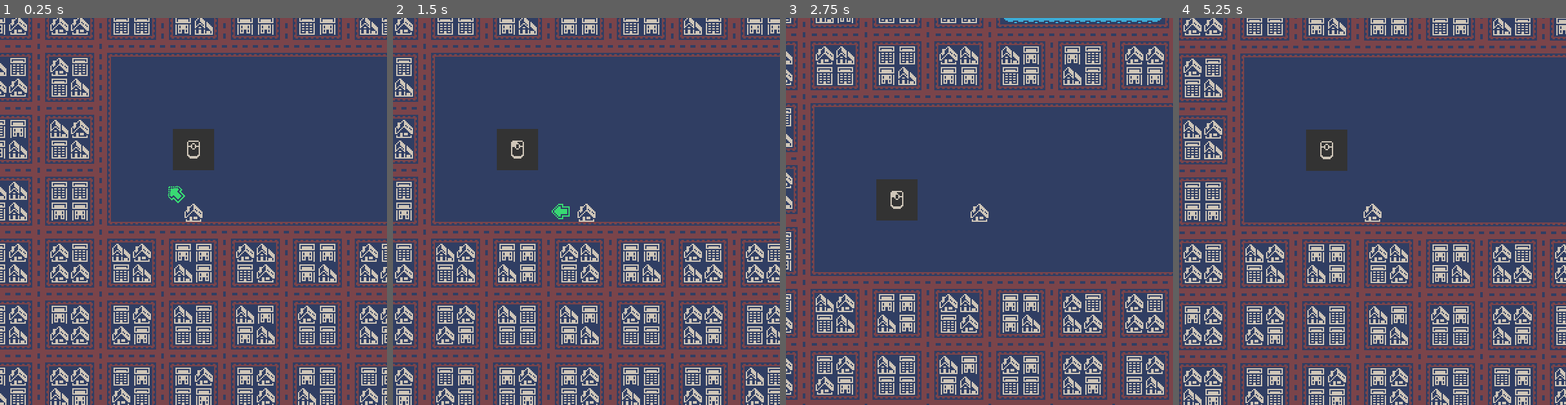
Above: before the commit, frames 1-4 (left to right).
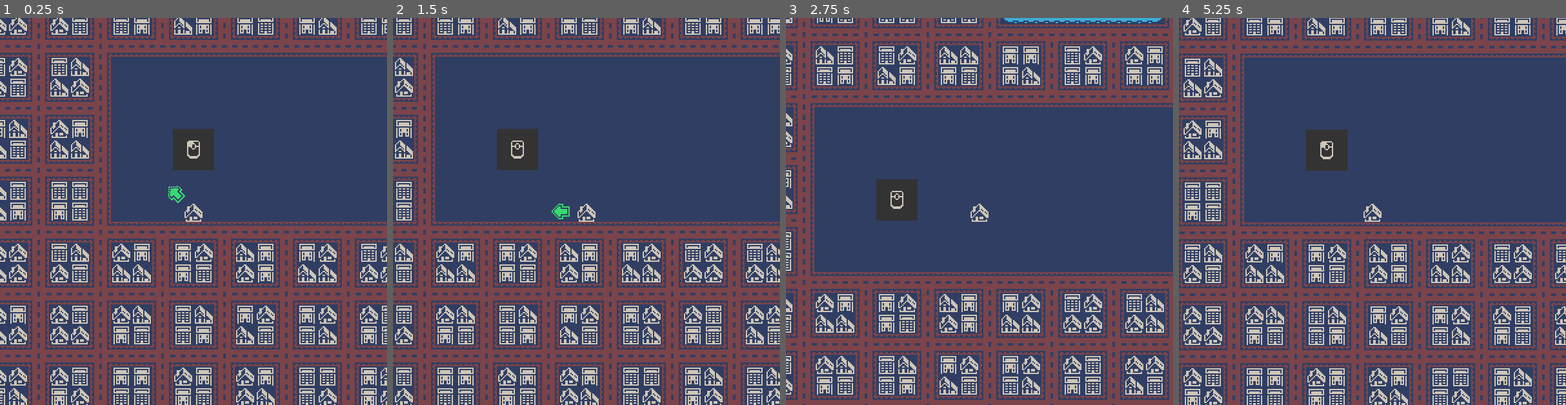
Above: after the commit, the same moments.

Repository: AmossGuy/jumphouse
Game: Godot game, scene res://level1.tscn
Two runs of this game, one before a commit and one after it. Both use one fixed random seed, a clock stepped at 60 frames per second and the inputs below. Sound files missing from this copy of the repository are replaced by a short silence.
Inputs (mouse positions are in pixels of both pictures, inside the frame that each line leads up to):
- Up to frame 1 (0.25 s): no input
- Up to frame 2 (1.5 s): tap Enter at 0.5 s; move the mouse to (671, 192) at 0.52 s; press the mouse at (671, 192) at 0.53 s; move the mouse to (509, 230) at 1.27 s; release the mouse at (509, 230) at 1.28 s; click (509, 230) at 1.35 s
- Up to frame 3 (2.75 s): move the mouse to (1018, 126) at 2.02 s; press the mouse at (1018, 126) at 2.03 s
- Up to frame 4 (5.25 s): move the mouse to (1353, 288) at 2.77 s; release the mouse at (1353, 288) at 2.78 s; click (1353, 288) at 2.85 s; move the mouse to (1488, 269) at 3.52 s; press the mouse at (1488, 269) at 3.53 s; move the mouse to (1256, 153) at 4.27 s; release the mouse at (1256, 153) at 4.28 s; click (1256, 153) at 4.35 s; move the mouse to (1391, 211) at 5.02 s; press the mouse at (1391, 211) at 5.03 s

The runs differ from the first frame. In frame 1, 8.7% of the frame differs, in the area x 0-100%, y 0-100%; in frame 2, 7.7%; in frame 3, 6.0%; in frame 4, 7.9%.

Commit message:
improve end

Diff:
--- /dev/null
+++ b/center.gd
@@ -0,0 +1,4 @@
+extends Node2D
+
+func _process(_delta):
+	position = get_viewport_rect().size / 2
--- a/level1.tscn
+++ b/level1.tscn
@@ -10,6 +10,8 @@
 [ext_resource path="res://win_area.gd" type="Script" id=8]
 [ext_resource path="res://sounds/splash.wav" type="AudioStream" id=9]
 [ext_resource path="res://renovate_area.gd" type="Script" id=10]
+[ext_resource path="res://center.gd" type="Script" id=11]
+[ext_resource path="res://sounds/win.wav" type="AudioStream" id=12]
 
 [sub_resource type="AtlasTexture" id=1]
 atlas = ExtResource( 3 )
@@ -36,7 +38,7 @@
 tile_set = ExtResource( 1 )
 cell_size = Vector2( 16, 16 )
 format = 1
-tile_data = PoolIntArray( -8388608, 4, 0, -8388607, -1610612 …(28985 unchanged characters)…  -6881256, 1, 0, -6881225, 1, 0, -6881223, 3, 0, -6881222, -1610612735, 0, -6881 …(246666 unchanged characters)…
+tile_data = PoolIntArray( -8388608, 4, 0, -8388607, -1610612 …(28985 unchanged characters)…  -6881256, 1, 0, -6881225, 1, 0, -6881224, 6, 0, -6881223, 3, 0, -6881222, -1610612735, 0, -6881 …(246666 unchanged characters)…
 script = ExtResource( 5 )
 __meta__ = {
 "_edit_lock_": true
@@ -58,6 +60,7 @@
 [node name="AnimatedSprite" type="AnimatedSprite" parent="."]
 position = Vector2( 480, -280 )
 frames = SubResource( 3 )
+frame = 1
 playing = true
 
 [node name="spring" parent="." instance=ExtResource( 4 )]
@@ -103,28 +106,82 @@
 "_edit_lock_": true
 }
 
+[node name="win_sound" type="AudioStreamPlayer" parent="win_area"]
+stream = ExtResource( 12 )
+volume_db = 6.0
+
 [node name="win_screen" type="CanvasLayer" parent="."]
 
 [node name="Node2D" type="Node2D" parent="win_screen"]
 visible = false
+__meta__ = {
+"_edit_lock_": true
+}
 
 [node name="ColorRect" type="ColorRect" parent="win_screen/Node2D"]
-margin_right = 2.14748e+09
-margin_bottom = 2.14748e+09
+margin_right = 9e+06
+margin_bottom = 9e+06
 color = Color( 0.188235, 0.243137, 0.388235, 1 )
 __meta__ = {
+"_edit_lock_": true,
 "_edit_use_anchors_": false
 }
 
-[node name="Label" type="Label" parent="win_screen/Node2D"]
-margin_left = 300.0
-margin_top = 300.0
-margin_right = 360.0
-margin_bottom = 314.0
-text = "YOU WIN"
-__meta__ = {
-"_edit_use_anchors_": false
-}
+[node name="Node2D" type="Node2D" parent="win_screen/Node2D"]
+scale = Vector2( 4, 4 )
+script = ExtResource( 11 )
+__meta__ = {
+"_edit_lock_": true
+}
+
+[node name="Sprite" type="Sprite" parent="win_screen/Node2D/Node2D"]
+position = Vector2( -48, 0 )
+texture = ExtResource( 3 )
+vframes = 22
+hframes = 48
+frame = 958
+
+[node name="Sprite2" type="Sprite" parent="win_screen/Node2D/Node2D"]
+position = Vector2( -32, 0 )
+texture = ExtResource( 3 )
+vframes = 22
+hframes = 48
+frame = 948
+
+[node name="Sprite7" type="Sprite" parent="win_screen/Node2D/Node2D"]
+position = Vector2( 37, 0 )
+texture = ExtResource( 3 )
+vframes = 22
+hframes = 48
+frame = 947
+
+[node name="Sprite8" type="Sprite" parent="win_screen/Node2D/Node2D"]
+position = Vector2( 48, 0 )
+texture = ExtResource( 3 )
+vframes = 22
+hframes = 48
+frame = 659
+
+[node name="Sprite3" type="Sprite" parent="win_screen/Node2D/Node2D"]
+position = Vector2( -16, 0 )
+texture = ExtResource( 3 )
+vframes = 22
+hframes = 48
+frame = 954
+
+[node name="Sprite4" type="Sprite" parent="win_screen/Node2D/Node2D"]
+position = Vector2( 8, 0 )
+texture = ExtResource( 3 )
+vframes = 22
+hframes = 48
+frame = 956
+
+[node name="Sprite6" type="Sprite" parent="win_screen/Node2D/Node2D"]
+position = Vector2( 23, 0 )
+texture = ExtResource( 3 )
+vframes = 22
+hframes = 48
+frame = 907
 
 [node name="powerup_dj" parent="." instance=ExtResource( 6 )]
 position = Vector2( 2072, -136 )
@@ -149,6 +206,9 @@
 cell_size = Vector2( 16, 16 )
 format = 1
 tile_data = PoolIntArray( -2097004, -1610612734, 0, -2097001, 3, 0, -1834941, -1610612735, 0, -1114045, 2, 0 )
+__meta__ = {
+"_edit_lock_": true
+}
 
 [node name="kill_area" type="Area2D" parent="1st_go"]
 position = Vector2( 1520, -496 )
@@ -186,6 +246,9 @@
 cell_size = Vector2( 16, 16 )
 format = 1
 tile_data = PoolIntArray( -2097004, -1610612733, 0, -2097003, -1610612735, 0, -2097002, -1610612735, 0, -2097001, 4, 0, …(203 unchanged characters)…
+__meta__ = {
+"_edit_lock_": true
+}
 
 [node name="kill_area" type="Area2D" parent="2nd_go"]
 position = Vector2( 1520, -496 )
--- a/win_area.gd
+++ b/win_area.gd
@@ -5,3 +5,5 @@
 func _on_win_area_body_entered(body):
 	if body.is_class("ball"):
 		get_node(hidden).visible = true
+		body.queue_free()
+		$win_sound.play()
Not shown: 1 places in level1.tscn that only renumber resources
Not shown, changed: README.md
Not shown, added: sounds/win.wav
